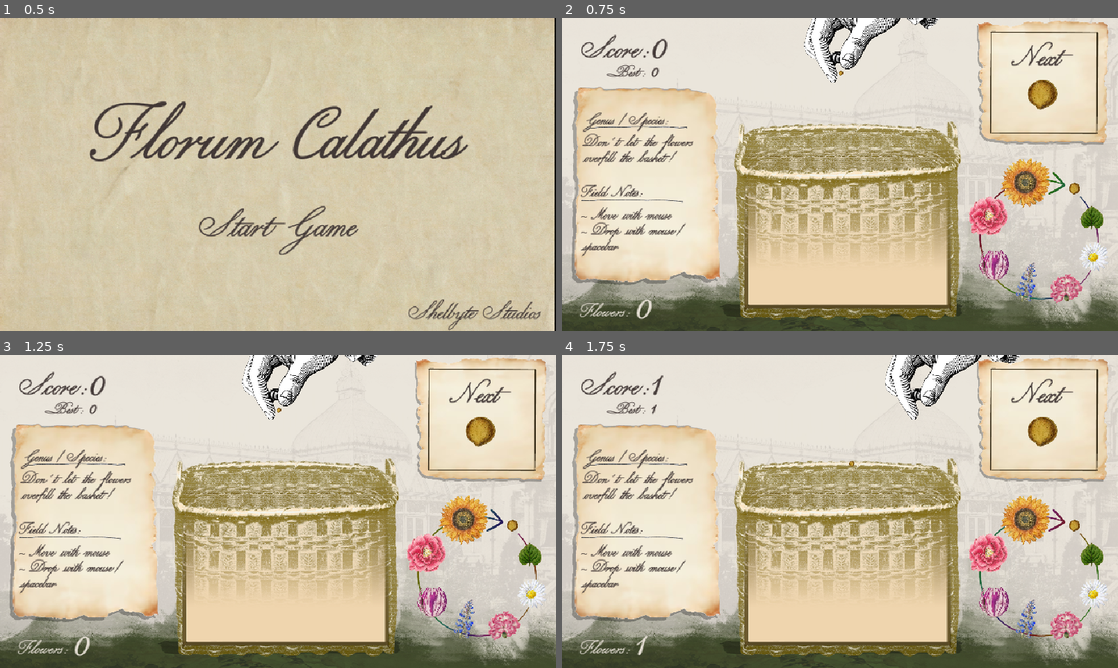
Above: before the commit, frames 1-4 (two rows, left to right).
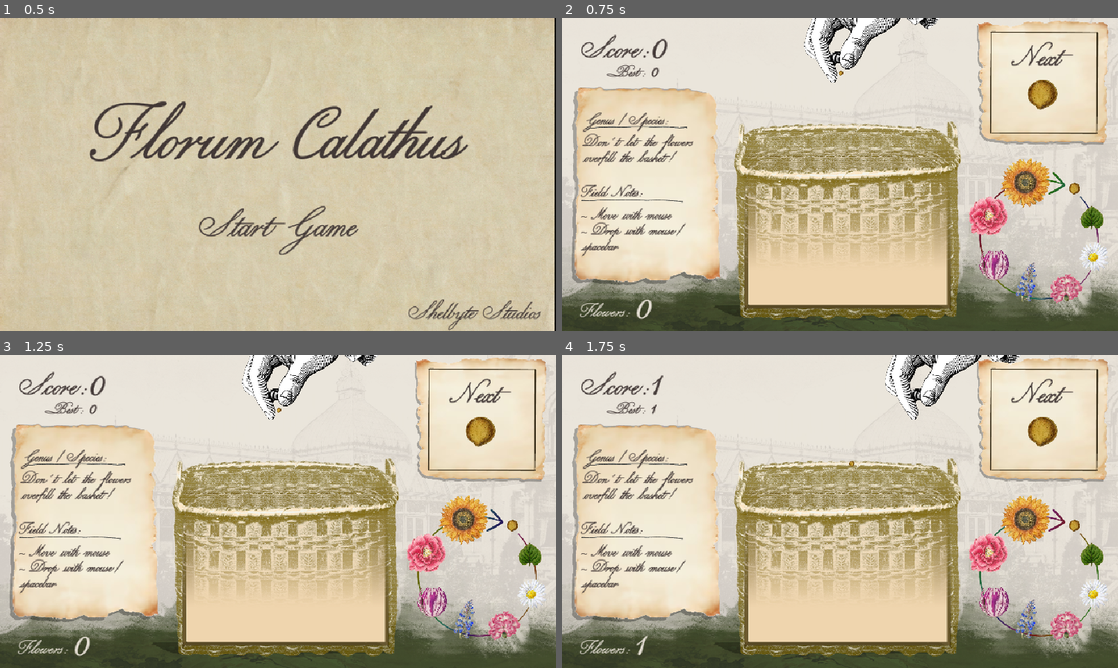
Above: after the commit, the same moments.

Repository: ClebMartin/GMTKGameJam2025
Game: Godot game, scene res://scenes/mainMenu.tscn
Two runs of this game, one before a commit and one after it. Both use one fixed random seed, a clock stepped at 60 frames per second and the inputs below.
Inputs (mouse positions are in pixels of both pictures, inside the frame that each line leads up to):
- Up to frame 1 (0.5 s): no input
- Up to frame 2 (0.75 s): click "Start Game" at 0.5 s
- Up to frame 3 (1.25 s): no input
- Up to frame 4 (1.75 s): move the mouse to (962, 495) at 1.27 s; hold Space (drop) from 1.28 s (still down)

Frame 1 is identical in both runs. In frame 2, 3.1% of the frame differs, in the area x 0-100%, y 34-100%; in frame 3, 3.1%; in frame 4, 3.1%.

Commit message:
add tad (#13)
Co-authored-by: Cole Spears <colespears@MacBook-Pro-10.local>

Diff:
--- a/gmtk-game-jam-2025/default_bus_layout.tres
+++ b/gmtk-game-jam-2025/default_bus_layout.tres
@@ -1,9 +1,13 @@
-[gd_resource type="AudioBusLayout" load_steps=2 format=3 uid="uid://dg0geuy36bpt8"]
+[gd_resource type="AudioBusLayout" load_steps=3 format=3 uid="uid://dg0geuy36bpt8"]
 
 [sub_resource type="AudioEffectReverb" id="AudioEffectReverb_j3pel"]
 resource_name = "Reverb"
 room_size = 0.02
 wet = 0.08
+
+[sub_resource type="AudioEffectEQ" id="AudioEffectEQ_j3pel"]
+resource_name = "EQ"
+band_db/32_hz = 24.0
 
 [resource]
 bus/0/volume_db = -0.030508
@@ -21,3 +25,11 @@
 bus/2/bypass_fx = false
 bus/2/volume_db = -12.9785
 bus/2/send = &"Master"
+bus/3/name = &"Tad"
+bus/3/solo = false
+bus/3/mute = false
+bus/3/bypass_fx = false
+bus/3/volume_db = -1.12373
+bus/3/send = &"Master"
+bus/3/effect/0/effect = SubResource("AudioEffectEQ_j3pel")
+bus/3/effect/0/enabled = true
--- a/gmtk-game-jam-2025/scenes/droppables/tulip_prestige.tscn
+++ b/gmtk-game-jam-2025/scenes/droppables/tulip_prestige.tscn
@@ -27,7 +27,7 @@
 [node name="Sprite2D" type="Sprite2D" parent="."]
 material = SubResource("ShaderMaterial_fg5lo")
 position = Vector2(1, 5.68434e-14)
-scale = Vector2(0.380605, 0.380605)
+scale = Vector2(0.323, 0.323)
 texture = ExtResource("2_ej7pr")
 
 [node name="CollisionShape2D" type="CollisionShape2D" parent="."]
--- a/gmtk-game-jam-2025/scenes/game.tscn
+++ b/gmtk-game-jam-2025/scenes/game.tscn
@@ -32,6 +32,15 @@
 [ext_resource type="AudioStream" uid="uid://ceqoiposw7k0y" path="res://assets/sounds/foley-leaves-rustle-medium-01.ogg" id="26_qouja"]
 [ext_resource type="AudioStream" uid="uid://d8s6mwg2i17j" path="res://assets/sounds/foley-leaves-rustle-medium-02.ogg" id="27_wljb1"]
 [ext_resource type="AudioStream" uid="uid://dwrqtgwkf0hf6" path="res://assets/sounds/foley-leaves-rustle-medium-03.ogg" id="28_v2yb1"]
+[ext_resource type="AudioStream" uid="uid://chi2geolqxyo5" path="res://assets/sounds/tad1.ogg" id="30_8ool0"]
+[ext_resource type="AudioStream" uid="uid://dcyrru8ydycas" path="res://assets/sounds/tad2.ogg" id="31_pr1ej"]
+[ext_resource type="AudioStream" uid="uid://d4i56ox6rhkpl" path="res://assets/sounds/tad3.ogg" id="32_05nbr"]
+[ext_resource type="AudioStream" uid="uid://cee4uooh1mqj0" path="res://assets/sounds/tad4.ogg" id="33_0sl42"]
+[ext_resource type="AudioStream" uid="uid://dibta2v00vbdk" path="res://assets/sounds/tad5.ogg" id="34_oaba0"]
+[ext_resource type="AudioStream" uid="uid://cg6cp56dmb7uf" path="res://assets/sounds/tad6.ogg" id="35_458eo"]
+[ext_resource type="AudioStream" uid="uid://c365q2vhamhd8" path="res://assets/sounds/tad7.ogg" id="36_h3rex"]
+[ext_resource type="AudioStream" uid="uid://hrod8dll62ul" path="res://assets/sounds/tad8.ogg" id="37_fedci"]
+[ext_resource type="AudioStream" uid="uid://dakhoou0ljfiv" path="res://assets/sounds/tad9.ogg" id="38_8qswn"]
 
 [sub_resource type="ShaderMaterial" id="ShaderMaterial_v2yb1"]
 shader = ExtResource("8_qouja")
@@ -89,11 +98,11 @@
 
 [node name="Ground_0_25x" type="Sprite2D" parent="."]
 modulate = Color(0.184314, 0.270588, 0.101961, 0.85098)
-position = Vector2(474, 451)
+position = Vector2(475, 442)
 scale = Vector2(0.847222, 0.847222)
 texture = ExtResource("3_suyxu")
 region_enabled = true
-region_rect = Rect2(0, -36.75, 1167, 233)
+region_rect = Rect2(0, -36.75, 1167, 240.625)
 
 [node name="behindBasket" type="ColorRect" parent="."]
 offset_left = 315.0
@@ -105,8 +114,9 @@
 [node name="Basket_Sprite_Shadow" type="Sprite2D" parent="."]
 self_modulate = Color(1, 1, 1, 0.745098)
 material = SubResource("ShaderMaterial_v2yb1")
-position = Vector2(473, 505.5)
-scale = Vector2(0.933333, 0.048421)
+position = Vector2(461.482, 506.489)
+scale = Vector2(0.888866, 0.0882434)
+skew = -1.04545
 texture = ExtResource("2_gee14")
 
 [node name="Basket_Sprite" type="Sprite2D" parent="."]
@@ -199,6 +209,7 @@
 texture = ExtResource("8_sgl2t")
 
 [node name="Line1" type="Sprite2D" parent="Description"]
+modulate = Color(0.830919, 0.832531, 0.789236, 1)
 position = Vector2(128.5, 191)
 scale = Vector2(0.279555, 0.632353)
 texture = ExtResource("10_qouja")
@@ -230,6 +241,7 @@
 autowrap_mode = 3
 
 [node name="Line2" type="Sprite2D" parent="Description"]
+modulate = Color(0.831373, 0.831373, 0.788235, 1)
 position = Vector2(120.5, 317)
 scale = Vector2(0.279555, 0.632353)
 texture = ExtResource("10_qouja")
@@ -277,6 +289,11 @@
 rotation = -1.57079
 scale = Vector2(0.340946, 0.513799)
 texture = ExtResource("8_sgl2t")
+
+[node name="Ui-shape-05" type="Sprite2D" parent="QueueGroup"]
+position = Vector2(831.5, 153.25)
+scale = Vector2(0.553008, 0.522792)
+texture = ExtResource("20_1kice")
 
 [node name="QueueText" type="Label" parent="QueueGroup"]
 offset_left = 775.0
@@ -413,10 +430,41 @@
 volume_db = 0.4
 max_polyphony = 3
 
-[node name="Ui-shape-05" type="Sprite2D" parent="."]
-position = Vector2(831.5, 113.25)
-scale = Vector2(0.553008, 0.522792)
-texture = ExtResource("20_1kice")
+[node name="Tad1" type="AudioStreamPlayer2D" parent="SFX"]
+stream = ExtResource("30_8ool0")
+bus = &"Tad"
+
+[node name="Tad2" type="AudioStreamPlayer2D" parent="SFX"]
+stream = ExtResource("31_pr1ej")
+bus = &"Tad"
+
+[node name="Tad3" type="AudioStreamPlayer2D" parent="SFX"]
+stream = ExtResource("32_05nbr")
+bus = &"Tad"
+
+[node name="Tad4" type="AudioStreamPlayer2D" parent="SFX"]
+stream = ExtResource("33_0sl42")
+bus = &"Tad"
+
+[node name="Tad5" type="AudioStreamPlayer2D" parent="SFX"]
+stream = ExtResource("34_oaba0")
+bus = &"Tad"
+
+[node name="Tad6" type="AudioStreamPlayer2D" parent="SFX"]
+stream = ExtResource("35_458eo")
+bus = &"Tad"
+
+[node name="Tad7" type="AudioStreamPlayer2D" parent="SFX"]
+stream = ExtResource("36_h3rex")
+bus = &"Tad"
+
+[node name="Tad8" type="AudioStreamPlayer2D" parent="SFX"]
+stream = ExtResource("37_fedci")
+bus = &"Tad"
+
+[node name="Tad9" type="AudioStreamPlayer2D" parent="SFX"]
+stream = ExtResource("38_8qswn")
+bus = &"Tad"
 
 [node name="EvolutionWheel" type="Node2D" parent="."]
 position = Vector2(662, 326)
--- a/gmtk-game-jam-2025/scripts/game.gd
+++ b/gmtk-game-jam-2025/scripts/game.gd
@@ -24,6 +24,16 @@
 @onready var rustle_1: AudioStreamPlayer2D = $SFX/Rustle1
 @onready var rustle_2: AudioStreamPlayer2D = $SFX/Rustle2
 @onready var rustle_3: AudioStreamPlayer2D = $SFX/Rustle3
+@onready var tad_1: AudioStreamPlayer2D = $SFX/Tad1
+@onready var tad_2: AudioStreamPlayer2D = $SFX/Tad2
+@onready var tad_3: AudioStreamPlayer2D = $SFX/Tad3
+@onready var tad_4: AudioStreamPlayer2D = $SFX/Tad4
+@onready var tad_5: AudioStreamPlayer2D = $SFX/Tad5
+@onready var tad_6: AudioStreamPlayer2D = $SFX/Tad6
+@onready var tad_7: AudioStreamPlayer2D = $SFX/Tad7
+@onready var tad_8: AudioStreamPlayer2D = $SFX/Tad8
+@onready var tad_9: AudioStreamPlayer2D = $SFX/Tad9
+
 
 @onready var _seed_img = $QueueGroup/Seed
 @onready var _leaf_img = $QueueGroup/Leaf
@@ -109,7 +119,7 @@
 	var droppable_id_to_spawn = droppable_id + 1
 
 	# If we want to revert the "break a flower" change, get rid of these 3 lines
-	#if droppable_id_to_spawn > _highest_droppable_id and droppable_id_to_spawn < 8:
+	# if droppable_id_to_spawn > _highest_droppable_id and droppable_id_to_spawn < 8:
 	#	_highest_droppable_id = droppable_id_to_spawn
 	#	get_highest_droppable_id.emit(_highest_droppable_id)
 
@@ -135,6 +145,9 @@
 	add_child(particle_inst)
 	particle_inst.position = position
 	_play_random_rustle()
+
+	#if droppable_id_to_spawn > 5 and _rng.randi_range(1, 3) == 1:
+	_play_random_tad()
 
 func _get_score():
 	return _score
@@ -239,15 +252,38 @@
 func _play_random_rustle():
 	var temp = _rng.randi_range(0,2)
 	match temp:
-		3:
+		0:
 			rustle_1.play()
-		4:
+		1:
 			rustle_2.play()
-		5:
+		2:
 			rustle_3.play()
 		_:
 			rustle_1.play()
 
+func _play_random_tad():
+	var temp = _rng.randi_range(0,8)
+	match temp:
+		0:
+			tad_1.play()
+		1:
+			tad_2.play()
+		2:
+			tad_3.play()
+		3:
+			tad_4.play()
+		4:
+			tad_5.play()
+		5:
+			tad_6.play()
+		6:
+			tad_7.play()
+		7:
+			tad_8.play()
+		8:
+			tad_9.play()
+		_:
+			tad_1.play()
 
 func _on_player__player_holding_droppable(id) -> void:
 	if name_text != null:
Not shown, added: gmtk-game-jam-2025/assets/sounds/tad1.ogg.import
Not shown, added: gmtk-game-jam-2025/assets/sounds/tad2.ogg.import
Not shown, added: gmtk-game-jam-2025/assets/sounds/tad3.ogg.import
Not shown, added: gmtk-game-jam-2025/assets/sounds/tad4.ogg.import
Not shown, added: gmtk-game-jam-2025/assets/sounds/tad5.ogg.import
Not shown, added: gmtk-game-jam-2025/assets/sounds/tad6.ogg.import
Not shown, added: gmtk-game-jam-2025/assets/sounds/tad7.ogg.import
Not shown, added: gmtk-game-jam-2025/assets/sounds/tad8.ogg.import
Not shown, added: gmtk-game-jam-2025/assets/sounds/tad9.ogg.import
Not shown: 1 places in gmtk-game-jam-2025/scenes/droppables/tulip_prestige.tscn that only renumber resources
Not shown: 1 places in gmtk-game-jam-2025/scenes/game.tscn that only renumber resources
Not shown, added: gmtk-game-jam-2025/assets/sounds/tad1.ogg
(and 8 more such lines)
